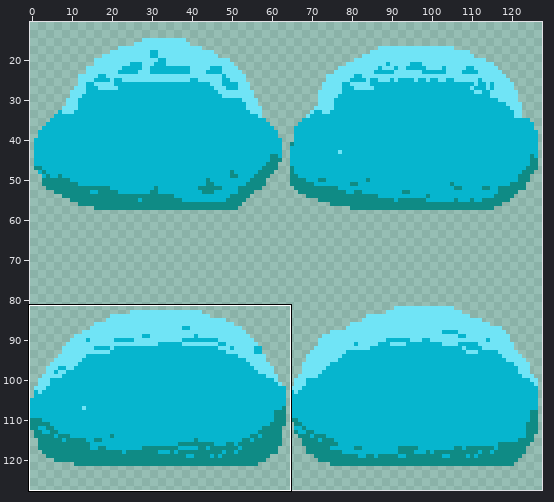
Two states of a sprite sheet, Assets/Art/Enemys/Blobs/Blob_type1_turquoise.png. Above: a wide view before the commit, with the close-up outlined.
Close-up. As it was:
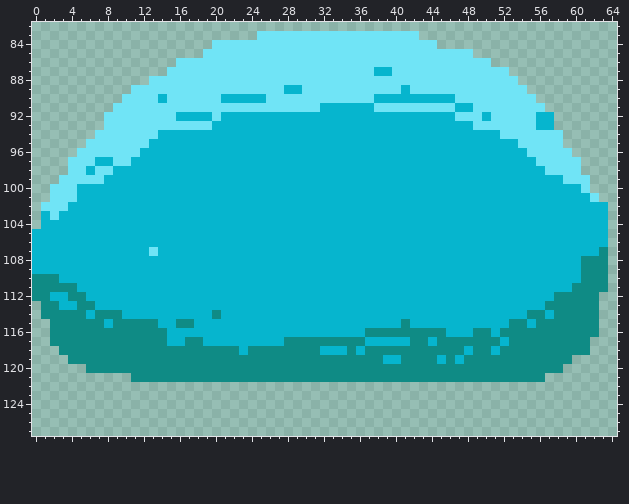
The file is 128x128 pixels. Shown: x 0..64, y 82..127. The wide view leaves out empty margins. The commit also changed other parts of the picture, which this record leaves out.
After:
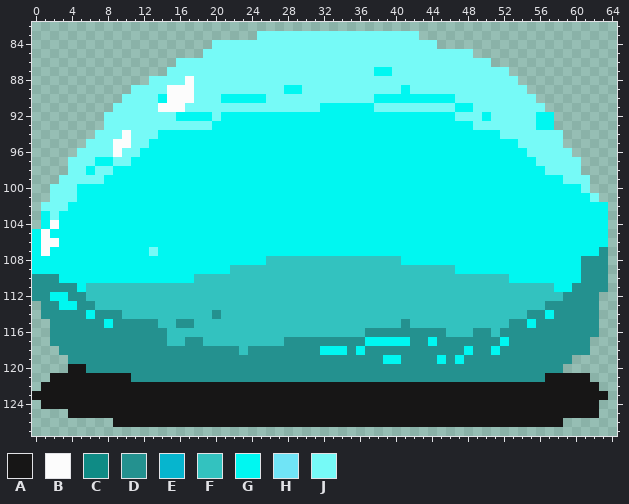
Palette (. is transparent): A #171616  B #fcfcfc  C #0f8b85  D #24918f  E #06b5ce  F #33c2bf  G #00f7f1  H #70e4f6  J #76faf7
From old to new:
Changed rows in their new state; - is an unchanged pixel.
first column x 0:
 83 -------------------------JJJJJJJJJJJJJJJJJJ---------------------
 84 --------------------JJJJJJJJJJJJJJJJJJJJJJJJJ-------------------
 85 -------------------JJJJJJJJJJJJJJJJJJJJJJJJJJJJJJ---------------
 86 ----------------JJJJJJJJJJJJJJJJJJJJJJJJJJJJJJJJJJJ-------------
 87 ---------------JJJJJJJJJJJJJJJJJJJJJJJGGJJJJJJJJJJJJJ-----------
 88 -------------JJJJBJJJJJJJJJJJJJJJJJJJJJJJJJJJJJJJJJJJJ----------
 89 -----------JJJJBBBJJJJJJJJJJGGJJJJJJJJJJJGJJJJJJJJJJJJJ---------
 90 ----------JJJJGBBBJJJGGGGGJJJJJJJJJJJJGGGGGGGGGJJJJJJJJJ--------
 91 ---------JJJJJBBBJJJJJJJJJJJJJJJGGGGGGJJJJJJJJJGGJJJJJJJJ-------
 92 --------JJJJJJJJGGGGJGGGGGGGGGGGGGGGGGGGGGGGGGGJJJGJJJJJGG------
 93 --------JJJJJJJJJJJJGGGGGGGGGGGGGGGGGGGGGGGGGGGGGJJJJJJJGG------
 94 -------JJJBJJJGGGGGGGGGGGGGGGGGGGGGGGGGGGGGGGGGGGGGGJJJJJJJ-----
 95 ------JJJBBJJGGGGGGGGGGGGGGGGGGGGGGGGGGGGGGGGGGGGGGGGGJJJJJ-----
 96 -----JJJJBJJGGGGGGGGGGGGGGGGGGGGGGGGGGGGGGGGGGGGGGGGGGGJJJJJ----
 97 ----JJJGGJJGGGGGGGGGGGGGGGGGGGGGGGGGGGGGGGGGGGGGGGGGGGGGJJJJJ---
 98 ----JJGJJGGGGGGGGGGGGGGGGGGGGGGGGGGGGGGGGGGGGGGGGGGGGGGGGJJJJ---
 99 ---JJJJJGGGGGGGGGGGGGGGGGGGGGGGGGGGGGGGGGGGGGGGGGGGGGGGGGGGJJJ--
100 --JJJGGGGGGGGGGGGGGGGGGGGGGGGGGGGGGGGGGGGGGGGGGGGGGGGGGGGGGGGJ--
101 --JJJGGGGGGGGGGGGGGGGGGGGGGGGGGGGGGGGGGGGGGGGGGGGGGGGGGGGGGGGGJ-
102 -JJJGGGGGGGGGGGGGGGGGGGGGGGGGGGGGGGGGGGGGGGGGGGGGGGGGGGGGGGGGGGG
103 -GJGGGGGGGGGGGGGGGGGGGGGGGGGGGGGGGGGGGGGGGGGGGGGGGGGGGGGGGGGGGGG
104 -GBGGGGGGGGGGGGGGGGGGGGGGGGGGGGGGGGGGGGGGGGGGGGGGGGGGGGGGGGGGGGG
105 GBGGGGGGGGGGGGGGGGGGGGGGGGGGGGGGGGGGGGGGGGGGGGGGGGGGGGGGGGGGGGGG
106 GBBGGGGGGGGGGGGGGGGGGGGGGGGGGGGGGGGGGGGGGGGGGGGGGGGGGGGGGGGGGGGG
107 GBGGGGGGGGGGGJGGGGGGGGGGGGGGGGGGGGGGGGGGGGGGGGGGGGGGGGGGGGGGGGGD
108 GGGGGGGGGGGGGGGGGGGGGGGGGGFFFFFFFFFFFFFFFGGGGGGGGGGGGGGGGGGGGDDD
109 GGGGGGGGGGGGGGGGGGGGGGFFFFFFFFFFFFFFFFFFFFFFFFFGGGGGGGGGGGGGGDDD
110 DDDGGGGGGGGGGGGGGGFFFFFFFFFFFFFFFFFFFFFFFFFFFFFFFFFFFGGGGGGGGDDD
111 DDDDDGFFFFFFFFFFFFFFFFFFFFFFFFFFFFFFFFFFFFFFFFFFFFFFFFFFFFGGDDDD
112 DDGGDDFFFFFFFFFFFFFFFFFFFFFFFFFFFFFFFFFFFFFFFFFFFFFFFFFFFFFDDDD-
113 -DDGGDDFFFFFFFFFFFFFFFFFFFFFFFFFFFFFFFFFFFFFFFFFFFFFFFFFFDDDDDD-
114 -DDDDDGDDDFFFFFFFFFFDFFFFFFFFFFFFFFFFFFFFFFFFFFFFFFFFFFDDGDDDDD-
115 --DDDDDDGDDDDDFFDDFFFFFFFFFFFFFFFFFFFFFFFDFFFFFFFFFFFDDGDDDDDDD-
116 --DDDDDDDDDDDDDFFFFFFFFFFFFFFFFFFFFFFDDDDDDDDDFFFDDFDDDDDDDDDDD-
117 --DDDDDDDDDDDDDFFDDFFFFFFFFFDDDDDDDDDGGGGGDDGDDDDDDDGDDDDDDDDD--
118 ---DDDDDDDDDDDDDDDDDDDDFDDDDDDDDGGGDGDDDDDDDDDDDGDDGDDDDDDDDDD--
119 ----DDDDDDDDDDDDDDDDDDDDDDDDDDDDDDDDDDDGGDDDDGDGDDDDDDDDDDDD----
120 ----AADDDDDDDDDDDDDDDDDDDDDDDDDDDDDDDDDDDDDDDDDDDDDDDDDDDDD-----
121 --AAAAAAAAADDDDDDDDDDDDDDDDDDDDDDDDDDDDDDDDDDDDDDDDDDDDDDAAAAA--
122 -AAAAAAAAAAAAAAAAAAAAAAAAAAAAAAAAAAAAAAAAAAAAAAAAAAAAAAAAAAAAAA-
123 AAAAAAAAAAAAAAAAAAAAAAAAAAAAAAAAAAAAAAAAAAAAAAAAAAAAAAAAAAAAAAAA
124 -AAAAAAAAAAAAAAAAAAAAAAAAAAAAAAAAAAAAAAAAAAAAAAAAAAAAAAAAAAAAAA-
125 ----AAAAAAAAAAAAAAAAAAAAAAAAAAAAAAAAAAAAAAAAAAAAAAAAAAAAAAAAAAA-
126 ---------AAAAAAAAAAAAAAAAAAAAAAAAAAAAAAAAAAAAAAAAAAAAAAAAAA-----
